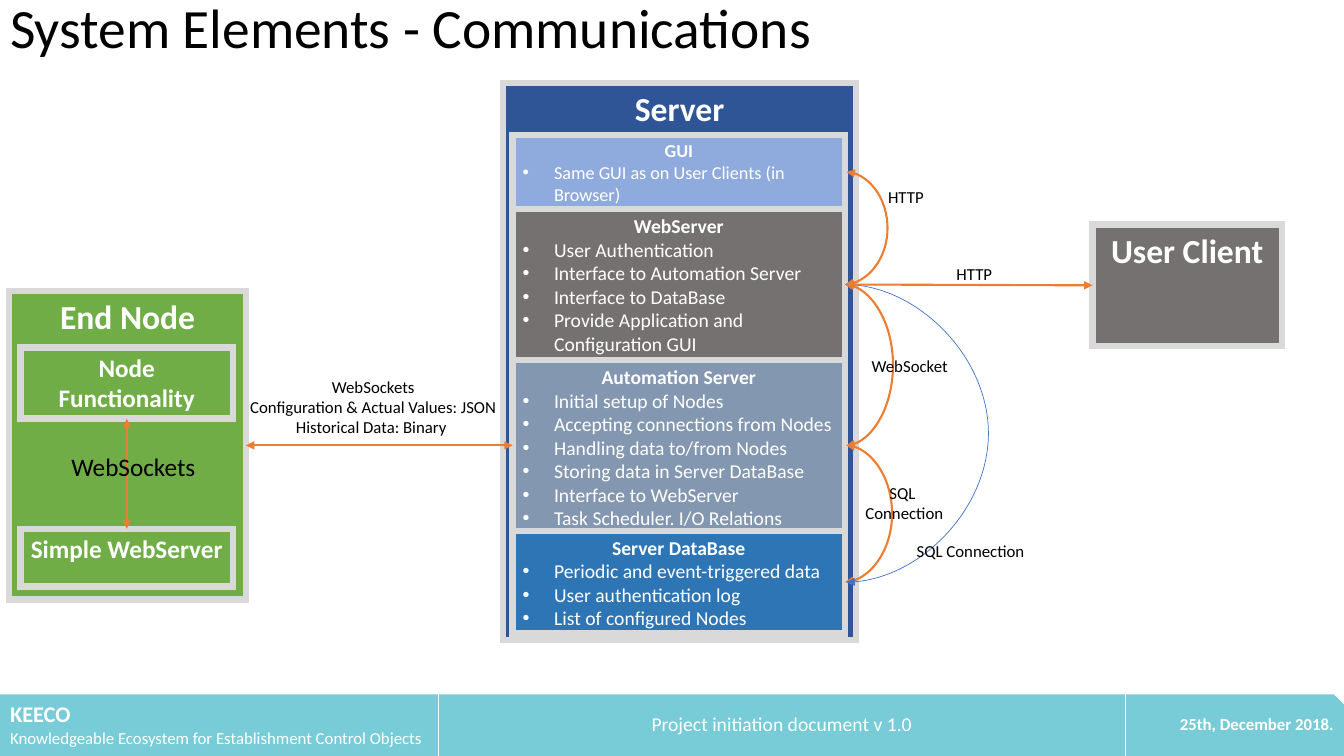
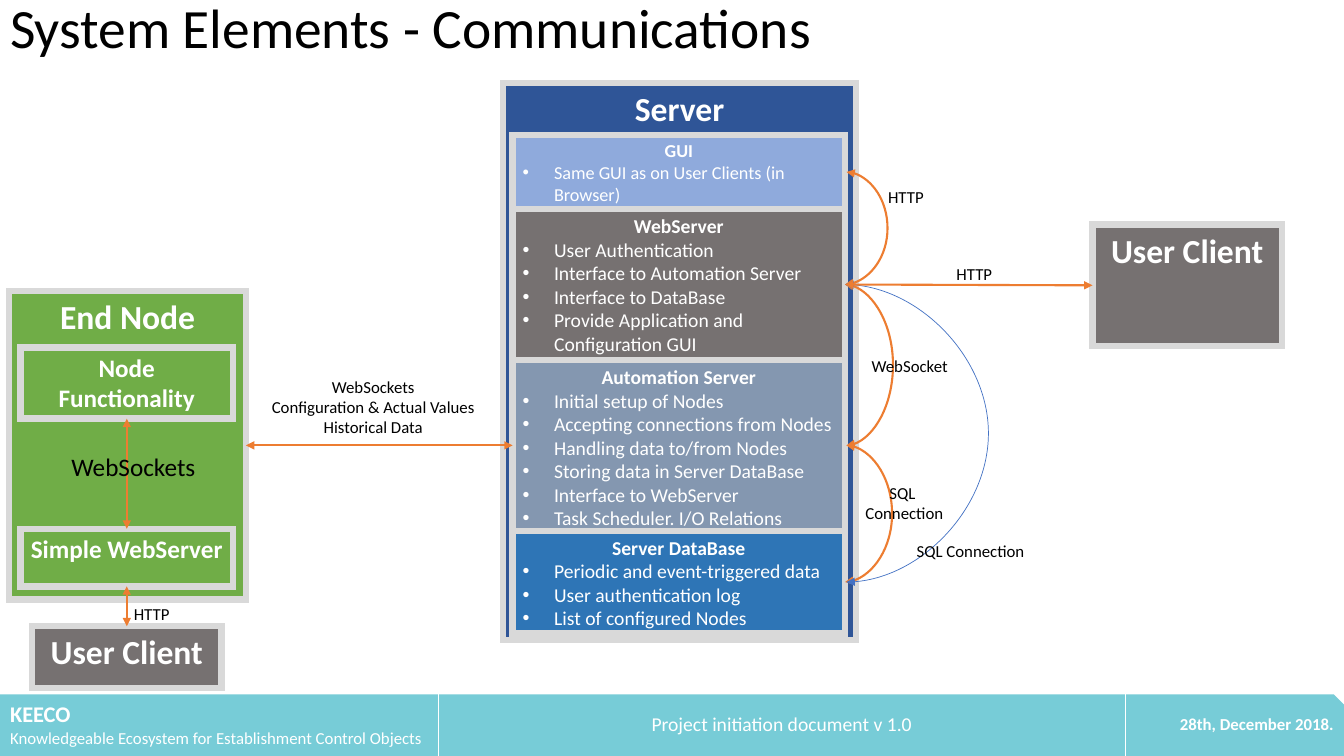
Before and after one commit to litechniks/KEECO, a slide deck: slide 7 of docs/20181225_KEECO_ProjectInit.pptx. Drawn at 1344x756 pixels with LibreOffice and Linux fonts; fonts in the diff are those of the drawing. Boxes give left, top, right and bottom in pixels: in the first picture for what was removed or moved away, otherwise in the second. Text is boxed around its words. In the diff, an @@ line names an element or a change of style, - is before the commit and + after.

```diff
--- a/docs/20181225_KEECO_ProjectInit.pptx
+++ b/docs/20181225_KEECO_ProjectInit.pptx
@@ text "WebSockets": place and size @@
-text "WebSockets" at [250, 381, 496, 436]
+text "WebSockets" at [272, 381, 474, 433]
@@ text at [272, 401, 474, 433]: text changed @@
-Configuration & Actual Values: JSON
-Historical Data: Binary
+Configuration & Actual Values
+Historical Data
@@ double arrow added from (127, 587) to (127, 626), #ED7D31 1.5 pt @@
@@ rectangle added at [32, 626, 222, 688], fill #767171, outline #D9D9D9 4.5 pt, 24 pt, text #FFFFFF, bold @@
+User Client
@@ text added at [134, 609, 170, 620], 12 pt, text #000000 @@
+HTTP
@@ table at [0, 695, 1344, 756] @@
-row 1, column 3: 25th, December 2018.
+row 1, column 3: 28th, December 2018.
```
Also in this commit, not shown: 6 other slides changed, 5 slides added.
